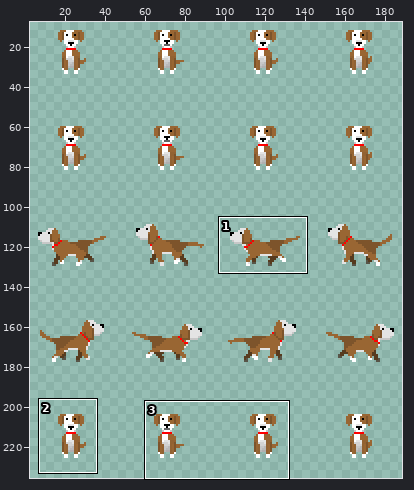
Edited in one commit: sprite sheet (res/img/dog.png). The first picture is a wide view before the edit; the outline marks the close-up.
Close-up. Old version:
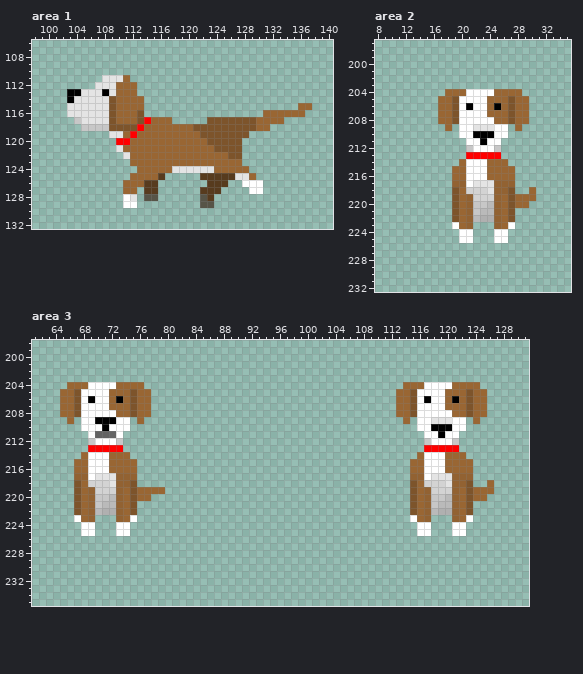
The file is 192x240 pixels. Colours within 5 levels of each other are drawn and written as one. Shown: area 1: x 98..140, y 106..132; area 2: x 8..35, y 197..232; area 3: x 61..131, y 198..235. The wide view leaves out empty margins. The commit also changed other parts of the picture, which this record leaves out.
Now the later version:
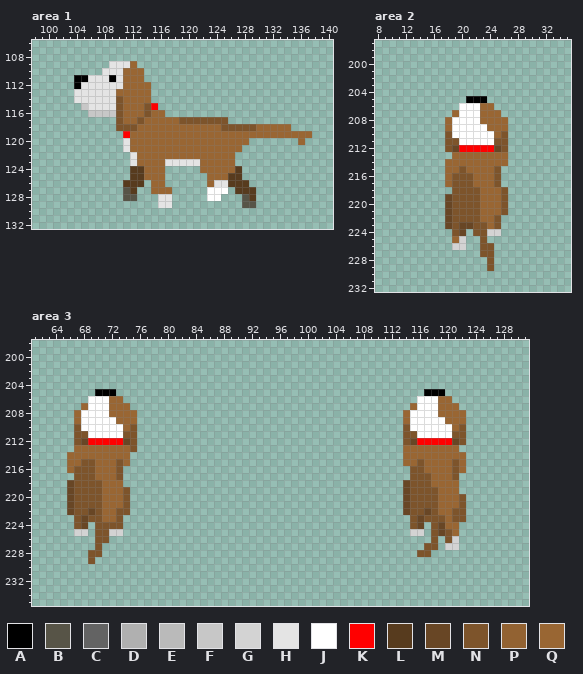
Palette (. is transparent): A #000000  B #575447  C #636363  D #b0b0b0  E #bababa  F #c7c7c7  G #d3d3d3  H #e4e4e4  J #ffffff  K #ff0000  L #573b1e  M #684625  N #7d542b  P #926232  Q #996633
Change:
--- area 1
@@ x 98..140 @@
 108 ...........................................
-109 ...........................................
-110 ...........................................
-111 ..........HHHQ.............................
-112 .........HHHQQQ............................
-113 .....AAHHHAHQQQ............................
-114 .....AHHHHHNQQQQ...........................
-115 .....HHHHHHNQQQQ......................QQ...
-116 .....HHHHHHNQQQN.................QQQQQQ....
-117 ......FHHHHNQQQNKQQQ.....NNNNNNNQQQQ.......
-118 .......FFFFNNNNKQQQQQQQNNNNNNNNNQQ.........
-119 ...........HHQKQQQQQQQQQNNNNNNN............
-120 ............KKQQQQQQQQQQQNNNNN.............
-121 ............HQQQQQQQQQQQQQNNNN.............
-122 .............HQQQQQQQQQQQQQQNN.............
-123 ..............QQQQQQQQQQQQQQQQ.............
-124 ...............QQQQQHHHHHHQQQQQ............
-125 ..............QQQQL.....LLLLLHHQ...........
-126 .............QQQLL.......LLL..JJJ..........
-127 .............QQ.LL......LLL....JJ..........
-128 .............JH.BB......BL.................
-129 .............JJ.........BB.................
+109 ...........HHHQ............................
+110 ..........HHHQQQ...........................
+111 ......AAHHHAHQQQ...........................
+112 ......AHHHHHHQQQQ..........................
+113 ......HHHHHHQQQQQ..........................
+114 ......HHHHHHNQQQQ..........................
+115 .......FHHHHNQQQNK.........................
+116 ........FFFFNQQQNQQ........................
+117 ............NQQNQQQQQNNNNNNN...............
+118 ............NNNQQQQQQQQQQQQNNNNNQQQQQ......
+119 .............KQQQQQQQQQQQQQQQQQQQQQQQQQQ...
+120 .............HQQQQQQQQQQQQQQQQQ.......Q....
+121 .............HQQQQQQQQQQQQQQQQ.............
+122 ..............HQQQQQQQQQQQQQQ..............
+123 ..............HQQQQHHHHHQQQQQ..............
+124 ..............LLQQQ.....QQQQQL.............
+125 ..............LLQQQ......QQQLL.............
+126 .............LLL.QQ......QHHLLL............
+127 .............BL..QQQ.....JJJ.LLL...........
+128 .............BB...HH.....JJ...BL...........
+129 ..................HH..........BB...........
 130 ...........................................
--- area 2
@@ x 15..32 @@
 203 ..................
-204 ...QQQJJJJQQQQ....
-205 ..QQNJJJJQQQNQQ...
-206 ..QQNJAJJQAQNQQ...
-207 ..QQNJJJJQQQNQQ...
-208 ..QQNJJJJJQQNQQ...
-209 ...Q.JJHHHJJ.Q....
-210 .....JJAAAJJ......
-211 ......JJAJJ.......
-212 ......FJJJF.......
-213 ......KKKKK.......
-214 .....QJJJQQQ......
-215 ....QQJJJQQQQ.....
-216 ....QQJJJQQQQ.....
-217 ....PPJHHHPPP.....
-218 ....NQGGGHPPN..Q..
-219 ....NQPGGGPQNQQQ..
-220 ....NQPFFEPQNQQ...
-221 ....NQPFEEPQN.....
-222 ....NQPEDDPQN.....
-223 ....JQP...PQJ.....
-224 .....JJ...JJ......
-225 .....JJ...JJ......
-226 ..................
-227 ..................
-228 ..................
-229 ..................
+204 ..................
+205 ......AAA.........
+206 .....JJJQQ........
+207 ....QJJJQQQ.......
+208 ...QJJJJQQQQ......
+209 ...QJJJJJQQQ......
+210 ...NJJJJJJQN......
+211 ...NNJJJJJNN......
+212 ...NMKKKKKMN......
+213 ....QQQQQQQQ......
+214 ...QQQQQQQQQ......
+215 ...QQNQQQQN.......
+216 ...QNNNQQQN.......
+217 ...QNNNQQQN.......
+218 ....NNNNQQQN......
+219 ...MNNNNQQQN......
+220 ...MNNNNQQQN......
+221 ...MNNNNQQQN......
+222 ...MNNNNQQN.......
+223 ...MNMMNNQN.......
+224 ....NM.NNGG.......
+225 ....QG..N.........
+226 ....GG..NN........
+227 ........NN........
+228 .........N........
+229 .........N........
 230 ..................
--- area 3
@@ x 61..131 @@
 203 .......................................................................
-204 .....QQQJJJJQQQQ.....................................QQQJJJJQQQQ.......
-205 ....QQNJJJJQQQNQQ...................................QQNJJJJQQQNQQ......
-206 ....QQNJAJJQAQNQQ...................................QQNJAJJQAQNQQ......
-207 ....QQNJJJJQQQNQQ...................................QQNJJJJQQQNQQ......
-208 ....QQNJJJJJQQNQQ...................................QQNJJJJJQQNQQ......
-209 .....Q.JJAAAJJ.Q.....................................Q.JJHHHJJ.Q.......
-210 .......JJJAJJJ.........................................JJAAAJJ.........
-211 ........JCCCJ...........................................JJAJJ..........
-212 ........FJJJF...........................................FJJJF..........
-213 ........KKKKK...........................................KKKKK..........
-214 .......QJJJQQQ.........................................QJJJQQQ.........
-215 ......QQJJJQQQQ.......................................QQJJJQQQQ........
-216 ......QQJJJQQQQ.......................................QQJJJQQQQ........
-217 ......PPJHHHPPP.......................................PPJHHHPPP........
-218 ......NQGGGHPPN.......................................NQGGGHPPN..Q.....
-219 ......NQPGGGPQNQQQQ...................................NQPGGGPQNQQQ.....
-220 ......NQPFFEPQNQQ.....................................NQPFFEPQNQQ......
-221 ......NQPFEEPQN.......................................NQPFEEPQN........
-222 ......NQPEDDPQN.......................................NQPEDDPQN........
-223 ......JQP...PQJ.......................................JQP...PQJ........
-224 .......JJ...JJ.........................................JJ...JJ.........
-225 .......JJ...JJ.........................................JJ...JJ.........
-226 .......................................................................
-227 .......................................................................
-228 .......................................................................
-229 .......................................................................
+204 .......................................................................
+205 .........AAA............................................AAA............
+206 ........JJJQQ..........................................JJJQQ...........
+207 .......QJJJQQQ........................................QJJJQQQ..........
+208 ......QJJJJQQQQ......................................QJJJJQQQQ.........
+209 ......QJJJJJQQQ......................................QJJJJJQQQ.........
+210 ......NJJJJJJQN......................................NJJJJJJQN.........
+211 ......NNJJJJJNN......................................NNJJJJJNN.........
+212 ......NMKKKKKMN......................................NMKKKKKMN.........
+213 ......QQQQQQQQN......................................QQQQQQQQ..........
+214 .....QQQQQQQQQ.......................................QQQQQQQQQ.........
+215 .....QQNNQQQNQ.......................................QQNQQQQNQ.........
+216 .....QNNNQQQN.........................................NNQQQQNQ.........
+217 ......NNNQQQN.........................................NNNQQQN..........
+218 .....MNNNNQQQ........................................MNNNQQQQ..........
+219 .....MNNNNQQQN.......................................MNNNNQQQ..........
+220 .....MNNNNQQQN.......................................MNNNNQQQN.........
+221 .....MNNNNQQQN.......................................MNNNNQQQN.........
+222 .....MNNMNQQNN.......................................MNNMNQQNN.........
+223 ......NMNNQQN.........................................NMNNNQNN.........
+224 ......NM.NNNN.........................................NM.NMQQ..........
+225 ......GG.NNGG.........................................GG.NMNQ..........
+226 .........NN..............................................N.NG..........
+227 .........N..............................................NN.GG..........
+228 ........NN.............................................NN..............
+229 ........N..............................................................
 230 .......................................................................
Changed places in both close-ups, as pixel boxes (x1, y1, x2, y2):
changed: (67, 61, 312, 208)
changed: (438, 89, 536, 271)
changed: (60, 382, 165, 564)
changed: (396, 382, 494, 557)
